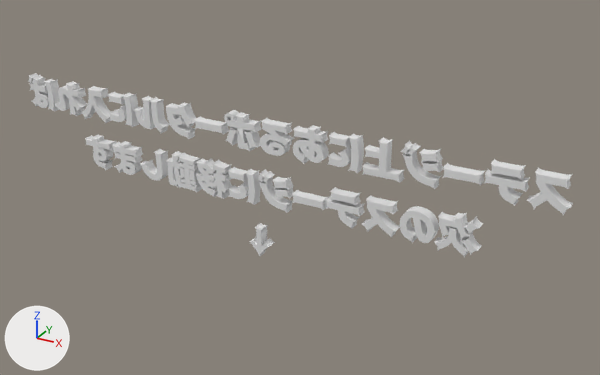
One commit to the OBJ model Resources/game/Text/text2.obj: the scene before it, then after it.
Camera for both pictures: a 50 mm camera at (7.02, -11.35, 5.86) aimed at (0.53, 0.46, -0.05). The lights are fixed; the arrows at lower left show +X, +Y and +Z. Where no turn or scale is listed for an object, it has been applied to the vertices. Vertices at the same position are counted once.

In view in the first picture: 'テキスト'.
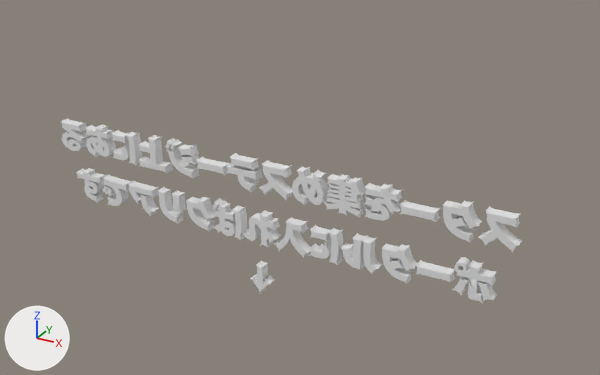
Pixel boxes [x1, y1, x2, y2] of what changed, in the pictures (600 x 375 px; the box of a moved part takes in the faces that stretch with it):
'テキスト', reshaped (15% narrower)
    before: [28, 73, 573, 257]
    after: [61, 118, 522, 303]
part 1 of me_テキスト, added
    after: [251, 260, 275, 294]
part 2 of me_テキスト, added
    after: [76, 168, 107, 203]
part 3 of me_テキスト, moved or reshaped
    before: [258, 169, 268, 183]
    after: [102, 185, 109, 194]
part 4 of me_テキスト, moved or reshaped
    before: [400, 141, 413, 155]
    after: [107, 187, 115, 196]
part 5 of me_テキスト, moved or reshaped
    before: [28, 73, 49, 108]
    after: [211, 198, 236, 236]
part 6 of me_テキスト, moved or reshaped
    before: [44, 79, 60, 111]
    after: [232, 205, 247, 240]
part 7 of me_テキスト, moved or reshaped
    before: [81, 86, 112, 123]
    after: [274, 217, 311, 258]
part 8 of me_テキスト, moved or reshaped
    before: [348, 134, 364, 173]
    after: [328, 228, 343, 265]
part 9 of me_テキスト, moved or reshaped
    before: [328, 132, 351, 148]
    after: [310, 225, 332, 242]
part 10 of me_テキスト, moved or reshaped
    before: [327, 147, 352, 167]
    after: [309, 239, 331, 259]
part 11 of me_テキスト, moved or reshaped
    before: [133, 96, 170, 134]
    after: [341, 233, 382, 274]
part 12 of me_テキスト, moved or reshaped
    before: [166, 102, 196, 139]
    after: [382, 243, 417, 284]
part 13 of me_テキスト, moved or reshaped
    before: [442, 163, 485, 186]
    after: [416, 260, 455, 283]
part 14 of me_テキスト, moved or reshaped
    before: [224, 110, 261, 151]
    after: [452, 257, 497, 303]
part 15 of me_テキスト, moved or reshaped
    before: [260, 118, 294, 156]
    after: [61, 118, 90, 151]
part 16 of me_テキスト, moved or reshaped
    before: [108, 91, 125, 105]
    after: [111, 130, 129, 144]
part 17 of me_テキスト, added
    after: [165, 138, 175, 150]
part 18 of me_テキスト, moved or reshaped
    before: [490, 159, 526, 180]
    after: [230, 153, 259, 170]
part 19 of me_テキスト, moved or reshaped
    before: [194, 116, 229, 134]
    after: [400, 200, 440, 222]
part 20 of me_テキスト, moved or reshaped
    before: [526, 167, 573, 215]
    after: [478, 206, 522, 253]
part 21 of me_テキスト, added
    after: [128, 180, 160, 216]
part 22 of me_テキスト, added
    after: [103, 174, 133, 206]
part 23 of me_テキスト, added
    after: [186, 197, 215, 232]
part 24 of me_テキスト, added
    after: [158, 187, 184, 224]

The change, as a list of edits to the scene's bpy script:
```text
Change me_テキスト:
    remove me_テキスト.from_pydata(...)  # 20826 vertices, 41620 faces; spans x -5.25..5.22, y -0.1..0.1, z -1.31..1.34
    remove me_テキスト.materials.append(mat_マテリアル_002)  # white #e7e7e7
    add me_テキスト.from_pydata(...)  # 18142 vertices, 36204 faces; spans x -4.52..4.57, y -0.1..0.1, z -2.08..0.57
    me_テキスト part 1: the loose piece of 362 vertices spanning x -0.21..0.21, y -0.1..0.1, z -1.31..-0.73 is copied, and the copy is moved by (0.0, 0.0, -0.76); it spans x -0.21..0.21, y -0.1..0.1, z -2.08..-1.49
    me_テキスト part 2: the loose piece of 682 vertices spanning x -3.91..-3.29, y -0.1..0.1, z -0.31..0.32 is copied, and the copy is moved by (-0.33, 0.0, -0.76); it spans x -4.24..-3.61, y -0.1..0.1, z -1.08..-0.45
    me_テキスト part 3: the loose piece of 104 vertices spanning x -0.02..0.14, y -0.1..0.1, z 0.16..0.34 is scaled about its middle by (1.1, 1, 1.1), then moved by (-3.59, 0.0, -0.99)
    me_テキスト part 4: the loose piece of 104 vertices spanning x 2.6..2.76, y -0.1..0.1, z 1.16..1.34 is moved by (-6.11, 0.0, -2.01)
    me_テキスト part 5: the loose piece of 768 vertices spanning x -5.25..-4.78, y -0.1..0.1, z 0.72..1.34 is moved by (4.25, 0.0, -1.76)
    me_テキスト part 6: the loose piece of 248 vertices spanning x -4.8..-4.62, y -0.1..0.1, z 0.69..1.29 is moved by (4.25, 0.0, -1.76)
    me_テキスト part 7: the loose piece of 480 vertices spanning x -3.95..-3.25, y -0.1..0.1, z 0.66..1.31 is moved by (4.25, 0.0, -1.76)
    me_テキスト part 8: the loose piece of 248 vertices spanning x 1.71..1.9, y -0.1..0.1, z 0.7..1.3 is moved by (-0.33, 0.0, -1.76)
    me_テキスト part 9: the loose piece of 204 vertices spanning x 1.36..1.7, y -0.1..0.1, z 1.1..1.26 is moved by (-0.33, 0.0, -1.76)
    me_テキスト part 10: the loose piece of 320 vertices spanning x 1.34..1.73, y -0.1..0.1, z 0.74..1.07 is moved by (-0.33, 0.0, -1.76)
    me_テキスト part 11: the loose piece of 456 vertices spanning x -2.64..-1.95, y -0.1..0.1, z 0.69..1.3 is moved by (4.25, 0.0, -1.76)
    me_テキスト part 12: the loose piece of 574 vertices spanning x -1.89..-1.31, y -0.1..0.1, z 0.69..1.31 is moved by (4.25, 0.0, -1.76)
    me_テキスト part 13: the loose piece of 208 vertices spanning x 3.3..3.9, y -0.1..0.1, z 0.91..1.09 is moved by (-0.33, 0.0, -1.76)
    me_テキスト part 14: the loose piece of 1108 vertices spanning x -0.66..0.02, y -0.1..0.1, z 0.7..1.32 is moved by (4.25, 0.0, -1.76)
    me_テキスト part 15: the loose piece of 692 vertices spanning x 0.07..0.63, y -0.1..0.1, z 0.72..1.29 is moved by (-4.58, 0.0, -0.76)
    me_テキスト part 16: the loose piece of 204 vertices spanning x -3.22..-2.89, y -0.1..0.1, z 1.1..1.26 is moved by (0.0, 0.0, -0.76)
    me_テキスト part 17: the loose piece of 104 vertices spanning x -0.02..0.14, y -0.1..0.1, z 0.16..0.34 is copied, and the copy is moved by (-1.96, 0.0, 0.24); it spans x -1.98..-1.82, y -0.1..0.1, z 0.4..0.57
    me_テキスト part 18: the loose piece of 204 vertices spanning x 4.02..4.49, y -0.1..0.1, z 1.12..1.29 is moved by (-4.58, 0.0, -0.76)
    me_テキスト part 19: the loose piece of 208 vertices spanning x -1.28..-0.68, y -0.1..0.1, z 0.91..1.09 is moved by (3.93, 0.0, -0.76)
    me_テキスト part 20: the loose piece of 526 vertices spanning x 4.59..5.22, y -0.1..0.1, z 0.7..1.28 is moved by (-0.65, 0.0, -0.76)
    me_テキスト part 21: a new loose piece of 598 vertices spanning x -2.93..-2.33, y -0.1..0.1, z -1.07..-0.49
    me_テキスト part 22: a new loose piece of 470 vertices spanning x -3.56..-2.96, y -0.1..0.1, z -1.06..-0.48
    me_テキスト part 23: a new loose piece of 404 vertices spanning x -1.56..-0.99, y -0.1..0.1, z -1.07..-0.46
    me_テキスト part 24: a new loose piece of 204 vertices spanning x -2.22..-1.77, y -0.1..0.1, z -1.07..-0.47
    me_テキスト part 25: a new loose piece of 156 vertices spanning x -1.9..-1.71, y -0.1..0.1, z -0.82..-0.47
    me_テキスト part 26: 10 loose pieces with 4360 vertices, spanning x -4.61..4.57, y -0.1..0.1, z -0.3..1.33, are deleted
    me_テキスト part 27: 82 vertices moved within x -3.88..3.81, y -0.1..0.1, z -1.05..0.29; 9510 vertices removed from x -3.91..3.96, y -0.1..0.1, z -1.31..0.34; 8206 vertices added at x -3.88..3.92, y -0.1..0.1, z -1.07..0.57
```
